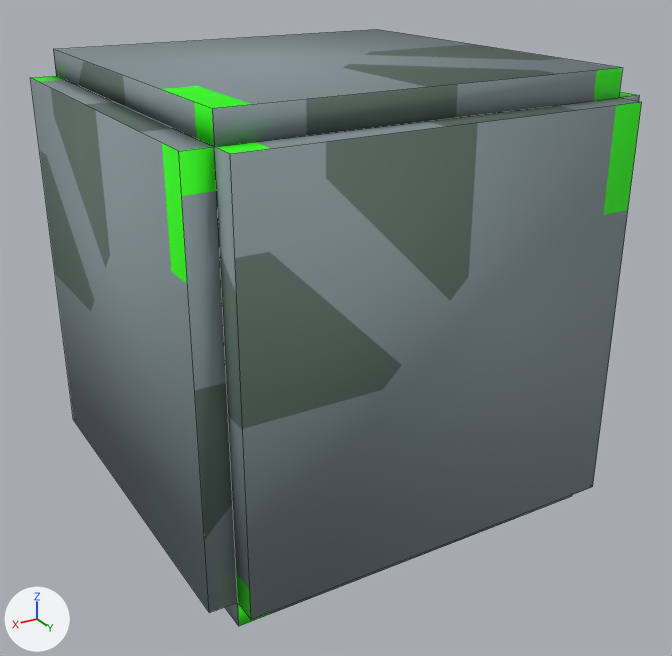
An edit to the FBX model GraduationGame unity/3DAssets/040_model/030_sets/BuildingBlogs/Live/PipeBack.fbx, drawn before and after from the same camera.
Before and after are seen from a camera (50 mm lens) standing at (0.0348, 0.0605, 0.0406) and looking at (0.0, 0.0026, 0.0117). The lights are fixed; the arrows at lower left show +X, +Y and +Z. Mesh edges are drawn as thin lines. Where no turn or scale is listed for an object, it has been applied to the vertices.

Objects in the first picture: 'Back', 'Rigth', 'Top'.
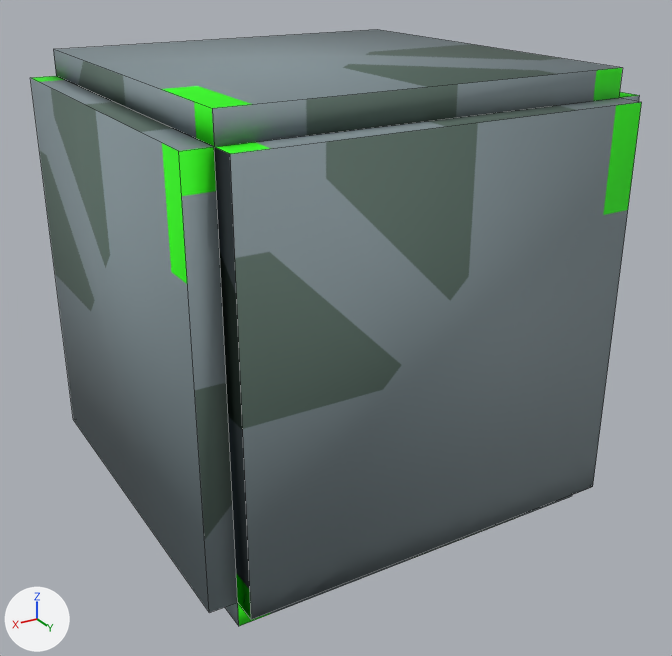
Patch to the scene script:
```diff
--- a/GraduationGame unity/3DAssets/040_model/030_sets/BuildingBlogs/Live/PipeBack.fbx.py
+++ b/GraduationGame unity/3DAssets/040_model/030_sets/BuildingBlogs/Live/PipeBack.fbx.py
@@ me_pipe @@
+me_pipe.from_pydata(...)  # a box spanning x -1.5..1.5, y 0.0..3.0, z -3.2..-3.0
+me_pipe.polygons.foreach_set('use_smooth', [True] * 6)
+me_pipe.materials.append(mat_front)  # picture img_metalwall009_basecolor_png
@@ ob_pipe @@
-ob_pipe = bpy.data.objects.new('Pipe', None)
+ob_pipe = bpy.data.objects.new('Pipe', me_pipe)
 ob_pipe.location = (0.0, -0.015, 0.0)
```

Location of each change, (x1, y1, x2, y2) in pixels of the pictures (672 x 656 px):
'Pipe', now drawn: after (214, 98, 639, 620)
